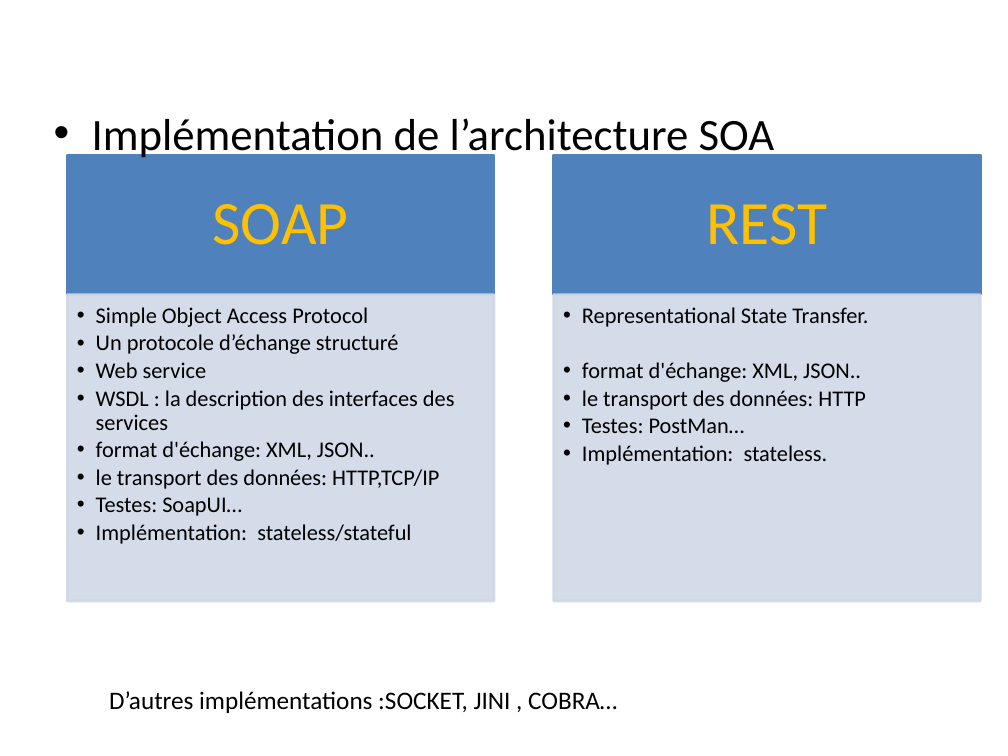
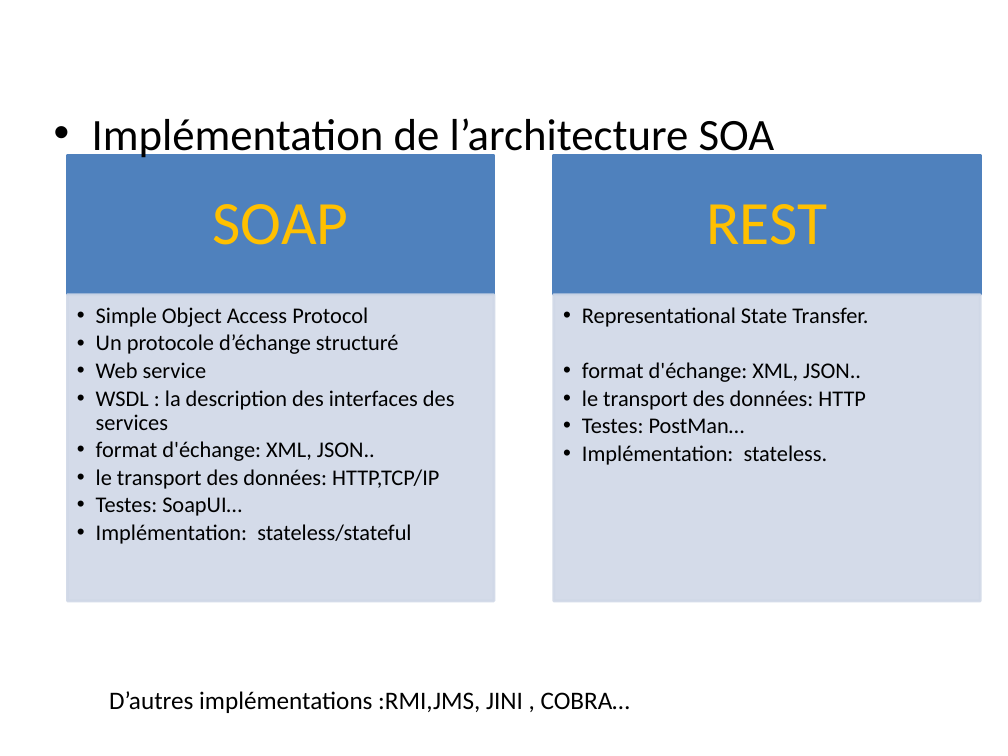
Before and after one commit to aminebarrima/M2A_Documentation, a slide deck: slide 4 of M2A-SOA.pptx. Drawn at 1008x756 pixels with LibreOffice and Linux fonts; fonts in the diff are those of the drawing. Boxes give left, top, right and bottom in pixels: in the first picture for what was removed or moved away, otherwise in the second. Text is boxed around its words. In the diff, an @@ line names an element or a change of style, - is before the commit and + after.

```diff
--- a/M2A-SOA.pptx
+++ b/M2A-SOA.pptx
@@ text at (109, 691, 630, 713): text changed @@
-D’autres implémentations :SOCKET, JINI , COBRA…
+D’autres implémentations :RMI,JMS, JINI , COBRA…
```
Also in this commit, not shown: 2 other slides changed, 3 slides added.
